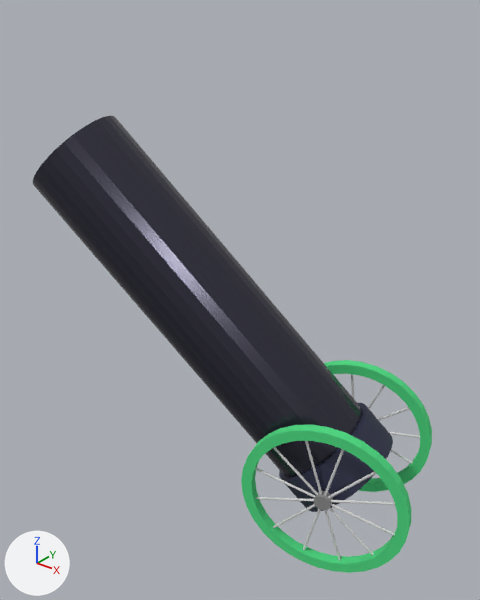
Two versions of the glTF model tempCannon.gltf, one commit apart.
Rendered twice from a camera (50 mm lens) standing at (6.32, -11.91, 10.91) and looking at (-2.71, -0.62, 3.91). Lighting does not change. The marker at lower left points along +X, +Y and +Z. The picture after the commit comes second.

Names of what the first picture shows: 'barrel', 'receiver', 'wheelL', 'wheelR' and 12 more.
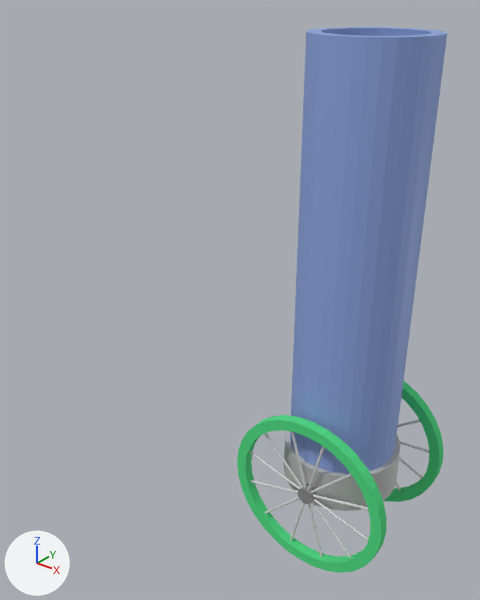
ob_fullgun is not drawn itself; it is the parent of ob_rotatingbarrel, ob_spokesr, ob_spokesr_001, ob_axle, ob_wheelr, ob_wheell.
ob_rotatingbarrel is not drawn itself; it is the parent of ob_barrel, ob_receiver.

What differs and where, as boxes [x1, y1, x2, y2] in the pictures (480 x 600 px):
'barrel', recoloured, surface changed, turned: before [33, 116, 363, 477]; after [290, 27, 447, 473]
'wheelL', turned: before [241, 425, 411, 573]; after [237, 415, 386, 573]
'receiver', recoloured, turned: before [279, 403, 393, 512]; after [284, 431, 400, 511]
'wheelR', turned: before [324, 360, 432, 492]; after [384, 381, 443, 502]
'spokeR.003', turned: before [255, 468, 395, 536]; after [250, 451, 369, 541]
'spokeR.004', turned: before [273, 447, 374, 556]; after [264, 433, 351, 558]
'spokeR.002', turned: before [256, 497, 395, 505]; after [250, 480, 368, 510]
'spokeR.005', turned: before [305, 441, 341, 560]; after [291, 432, 323, 557]
'spokeR.001', turned: before [273, 471, 377, 528]; after [265, 474, 352, 514]
'axle', turned: before [313, 491, 333, 510]; after [298, 484, 317, 504]
'spokeR', turned: before [303, 449, 344, 550]; after [290, 446, 325, 541]
'spokeR.008', turned (mostly hidden): before [388, 431, 420, 438]; after [400, 441, 429, 453]
'spokeR.007', turned (mostly hidden): before [377, 407, 409, 420]; after [398, 420, 420, 427]
'spokeR.009', turned: before [391, 449, 413, 464]; after [399, 457, 423, 479]
'spokeR.006', turned (not visible afterwards): before [368, 385, 385, 409]
'spokeR.011', turned (not visible afterwards): before [351, 374, 355, 399]
'spokeR.010', turned (not visible before): after [395, 481, 401, 491]

The change in detail:
Material 'Material_0' (mat_material_0) changes colour from greyish blue #393847 to blue #8da7e2; in linear values from (0.0409, 0.0395, 0.063) to (0.266, 0.386, 0.761).
In material 'Material_0' (mat_material_0), metallic goes from 0.55 to 0.03.
In material 'Material_0' (mat_material_0), roughness goes from 0.21 to 0.56.
Material 'Material_1' (mat_material_1) changes colour from dark blue #343751 to light grey #c7c7c7; in linear values from (0.0343, 0.0382, 0.0823) to (0.571, 0.571, 0.571).
Object 'fullGun' (ob_fullgun) turns from (0, 0, 16) to (0, 0, 0) degrees about x, y and z.
Object 'rotatingBarrel' (ob_rotatingbarrel) turns from (0, -45, 0) to (0, 0, 0) degrees about x, y and z.
